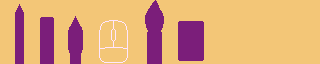
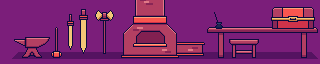
Layer changes from the first 320 × 64 image to the second:
added layer "Layer 12" above "Layer 10" over [64, 0, 128, 64]
added layer "Layer 10" above "Layer 9" over [0, 0, 320, 64]
added layer "Layer 9" above "Layer 8" over [0, 0, 320, 64]
added layer "Layer 8" above "Layer 11" over [0, 0, 320, 64]
added layer "Layer 11" (1st of 2) above "Layer 7" over [0, 0, 320, 64]
hid "Layer 11" (2nd of 2), painted on it over [0, 0, 320, 64]
painted on "Layer 19" over [0, 0, 320, 64]
